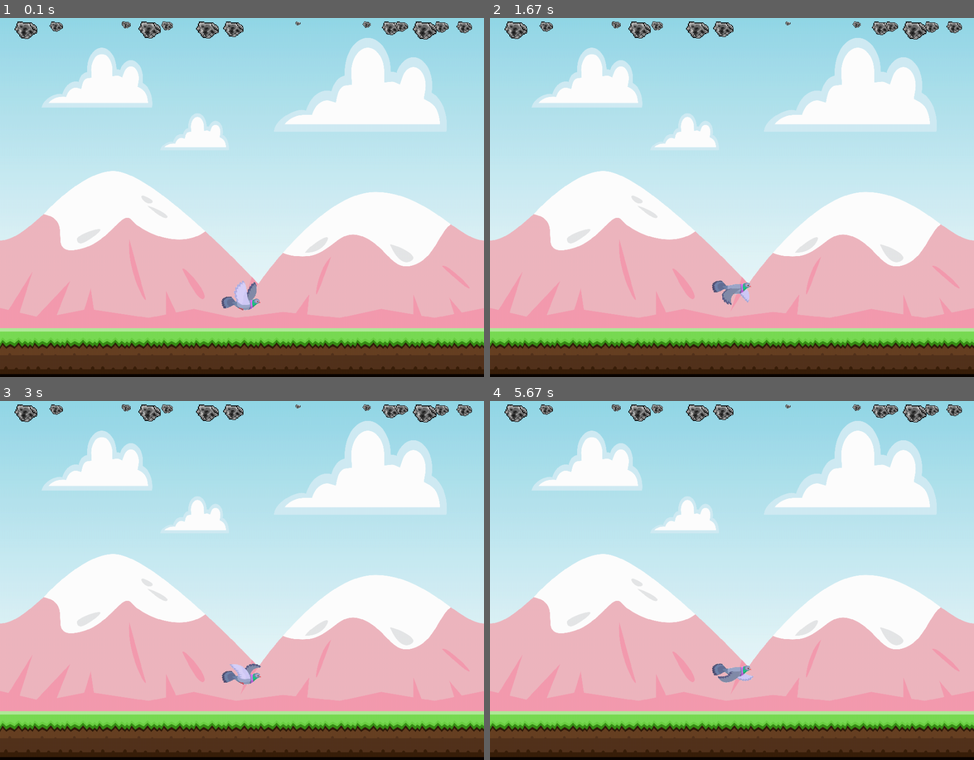
Above: before the commit, frames 1-4 (two rows, left to right).
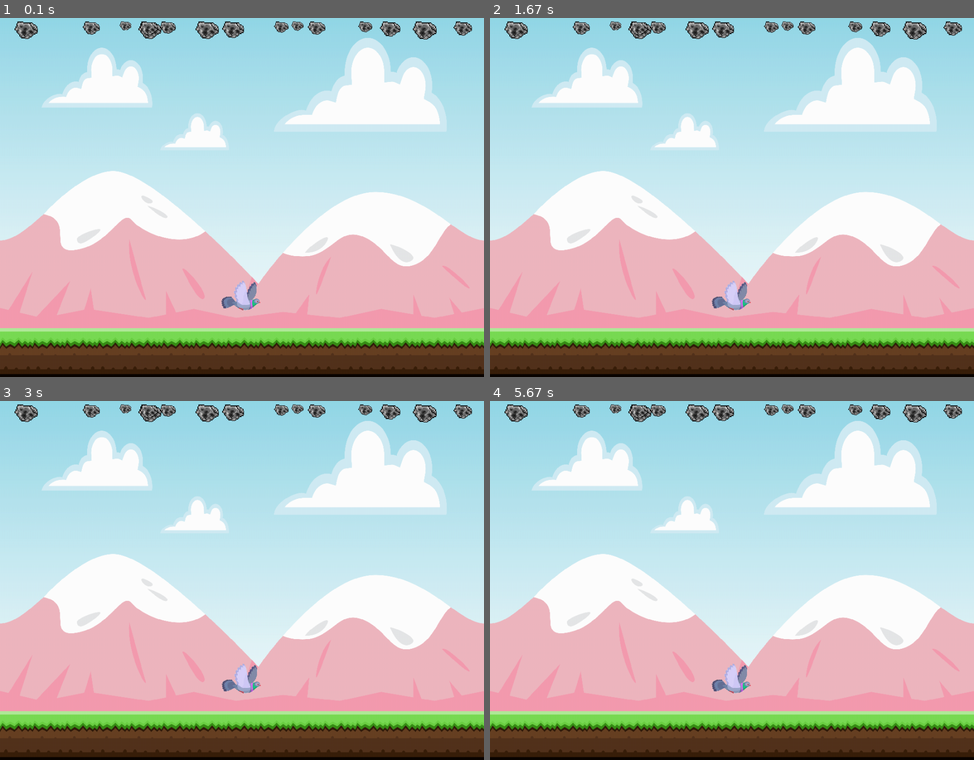
Above: after the commit, the same moments.

Repository: JanKrb/pygame-rocks
Game: pygame game, started from main.py
Two runs of this game, one before a commit and one after it. Both use one fixed random seed, a clock stepped at 60 frames per second and the inputs below.
Inputs:
- Up to frame 1 (0.1 s): no input
- Up to frame 2 (1.67 s): hold D 0.33-0.8 s; hold D 0.83-1.3 s; hold A from 1.33 s (still down)
- Up to frame 3 (3 s): release A at 1.87 s; hold A 1.9-2.3 s; hold D 2.33-2.97 s
- Up to frame 4 (5.67 s): hold A 3-3.47 s; hold D 3.5-3.97 s; hold D 4-4.47 s; hold A 4.5-5.03 s; hold A 5.07-5.47 s; hold D from 5.5 s (still down)

The runs differ from the first frame. In frame 1, 1.1% of the frame differs, in the area x 4-98%, y 0-6%; in frame 2, 1.6%; in frame 3, 1.5%; in frame 4, 1.6%, in the area x 4-98%, y 0-82%.

Commit message:
Remove animation of pigeon

Diff:
--- a/main.py
+++ b/main.py
@@ -52,8 +52,8 @@
 
     def resize_image(self):
         self.image = pygame.transform.scale(self.image, (
-            (self.rect.width * self.rand_size_ratio),
-            (self.rect.height * self.rand_size_ratio)
+            int(self.rect.width * self.rand_size_ratio),
+            int(self.rect.height * self.rand_size_ratio)
         ))
         self.rect = self.image.get_rect()
 
@@ -63,15 +63,15 @@
 
         self.image = pygame.image.load(os.path.join(Settings.path_images, 'stone.png'))
         self.rect = self.image.get_rect()
-        self.rand_size_ratio = random.uniform(0.01, 0.2)
+        self.rand_size_ratio = random.uniform(0.08, 0.2)
         self.resize_image()
         self.rect.top = 15
         self.rect.left = self.find_free_space_on_y_axis(game)
 
     def resize_image(self):
         self.image = pygame.transform.scale(self.image, (
-            (self.rect.width * self.rand_size_ratio),
-            (self.rect.height * self.rand_size_ratio)
+            int(self.rect.width * self.rand_size_ratio),
+            int(self.rect.height * self.rand_size_ratio)
         ))
         self.rect = self.image.get_rect()
 
@@ -94,11 +94,8 @@
     def __init__(self) -> None:
         super().__init__()
 
-        self.images = [pygame.image.load(os.path.join(Settings.path_images, 'pigeon', str(image) + '.png')) for image in range(1, 7)]
-        self.image_index = 0
-        self.image = self.images[self.image_index]
-        self.rect = self.image.get_rect()
-        self.animation_cooldown = 5
+        self.image = pygame.image.load(os.path.join(Settings.path_images, 'pigeon.png'))
+        self.rect = self.image.get_rect()
         self.resize_image()
         self.rect.top = Settings.window_height - Settings.pigeon_bottom_offset
         self.rect.left = Settings.window_width // 2 - self.rect.width // 2
@@ -108,34 +105,15 @@
     def draw(self) -> None:
         game.screen.blit(self.image, self.rect)
 
-    def get_position(self):
-        return (self.rect.top, self.rect.left)
-
     def update(self) -> None:
-        prev_pos = self.get_position()
-
-        if self.animation_cooldown <= 0:
-            self.image_index += 1
-            if self.image_index >= len(self.images):
-                self.image_index = 0
-
-            self.image = self.images[self.image_index]
-            self.rect = self.image.get_rect()
-            self.rect.top = prev_pos[0]
-            self.rect.left = prev_pos[1]
-            self.resize_image(prev_pos)
-            self.animation_cooldown = 5
-        else:
-            self.animation_cooldown -= 1
-
-    def resize_image(self, prev_pos=(0,0)):
-        self.image = pygame.transform.scale(self.image, (
-            (self.rect.width * Settings.sprite_size_pigeon),
-            (self.rect.height * Settings.sprite_size_pigeon)
-        ))
-        self.rect = self.image.get_rect()
-        self.rect.top = prev_pos[0]
-        self.rect.left = prev_pos[1]
+        pass
+
+    def resize_image(self):
+        self.image = pygame.transform.scale(self.image, (
+            int(self.rect.width * Settings.sprite_size_pigeon),
+            int(self.rect.height * Settings.sprite_size_pigeon)
+        ))
+        self.rect = self.image.get_rect()
 
     def move_right(self, speed=1):
         if self.direction < 0:
@@ -143,17 +121,11 @@
             pass
         self.rect.left += speed
 
-        prev_pos = self.get_position()
-        self.resize_image(prev_pos)
-
     def move_left(self, speed=1):
         if self.direction > 0:
             # Make pigeon look to right
             pass
         self.rect.left -= speed
-
-        prev_pos = self.get_position()
-        self.resize_image(prev_pos)
 
 class Game:
     def __init__(self) -> None:
Renamed: assets/images/pigeon/1.png -> assets/images/pigeon.png
Binary file removed: assets/images/pigeon/2.png
Binary file removed: assets/images/pigeon/3.png
Binary file removed: assets/images/pigeon/4.png
Binary file removed: assets/images/pigeon/5.png
Binary file removed: assets/images/pigeon/6.png
